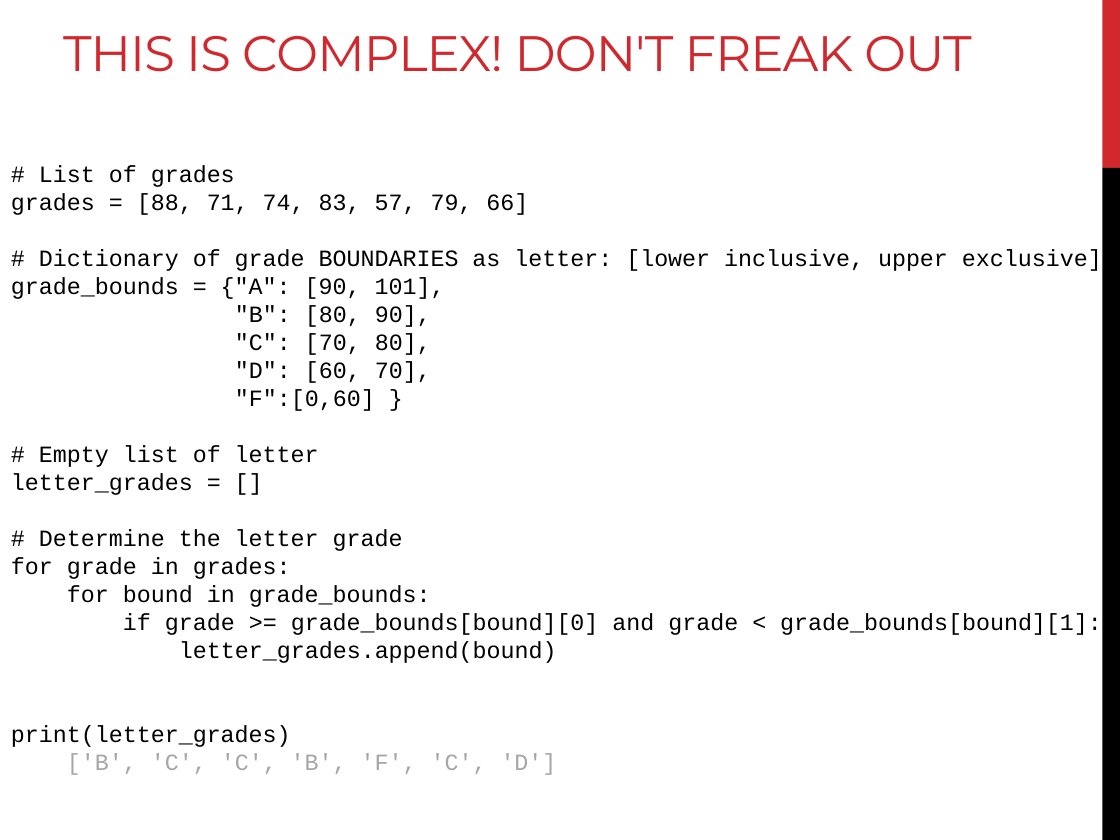
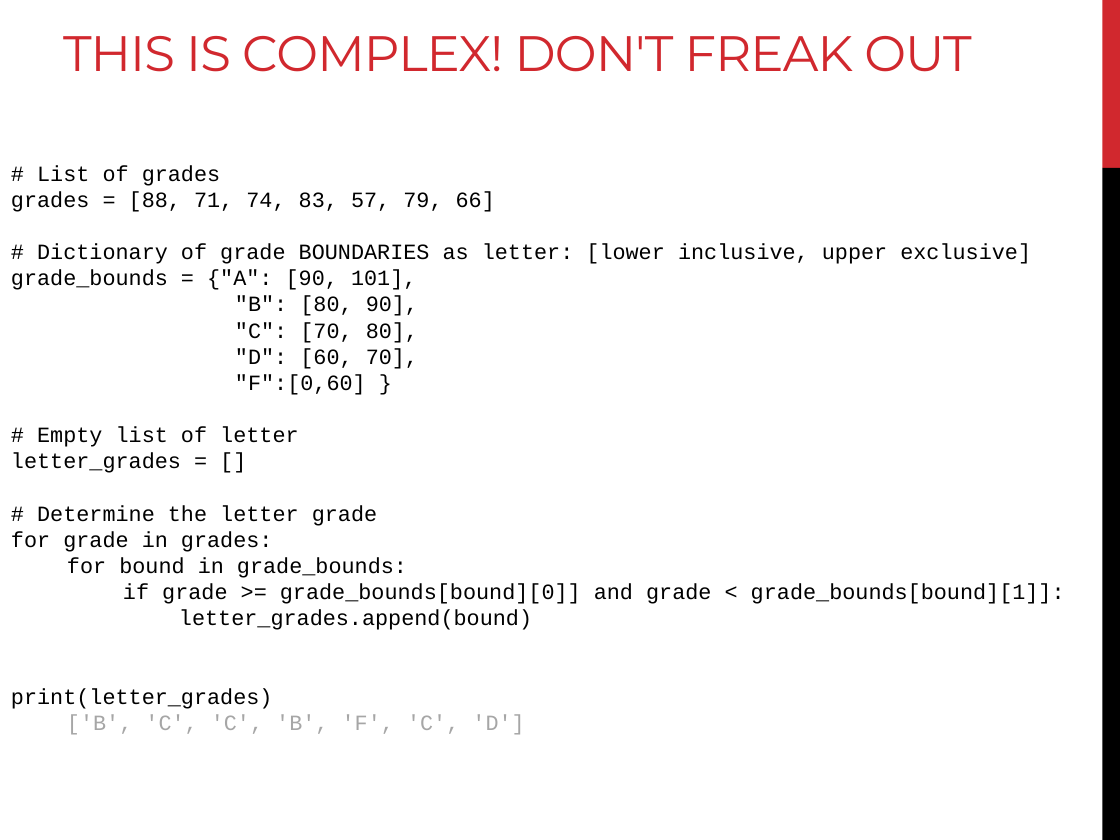
Before and after one commit to sjspielman/bdib2018_python, a slide deck: slide 28 of files/slides/slides_day2.pptx. Drawn at 1120x840 pixels with LibreOffice and Linux fonts; fonts in the diff are those of the drawing. Boxes give left, top, right and bottom in pixels: in the first picture for what was removed or moved away, otherwise in the second. Text is boxed around its words. In the diff, an @@ line names an element or a change of style, - is before the commit and + after.

Commit message:
typos

```diff
--- a/files/slides/slides_day2.pptx
+++ b/files/slides/slides_day2.pptx
@@ text at (x1=11, y1=165, x2=1031, y2=735): size 15 to 14 pt in "# List of grades", "grades = [88, 71, 74, 83, 57, ...", "# Dictionary of grade BOUNDARIES as letter: ...", "grade_bounds = {"A": [90, 101]," and 12 more places @@
@@ text at (x1=123, y1=583, x2=1065, y2=604): text changed; size 15 to 14 pt @@
-if grade >= grade_bounds[bound][0] and grade < grade_bounds[bound][1]:
+if grade >= grade_bounds[bound][0]] and grade < grade_bounds[bound][1]]:
```
Also in this commit, not shown: 1 other slide changed.
